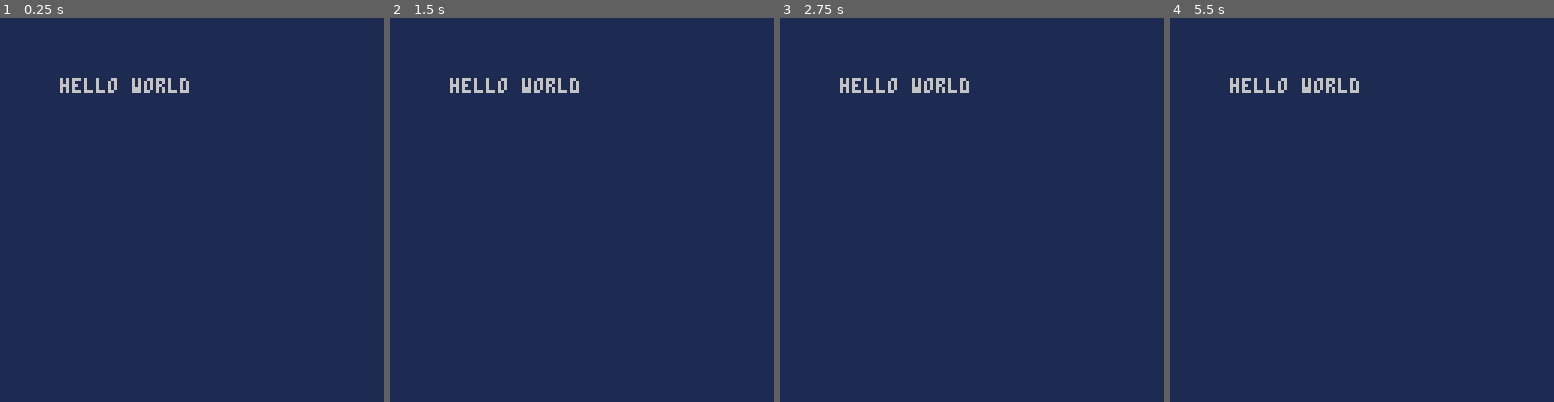
Above: before the commit, frames 1-4 (left to right).
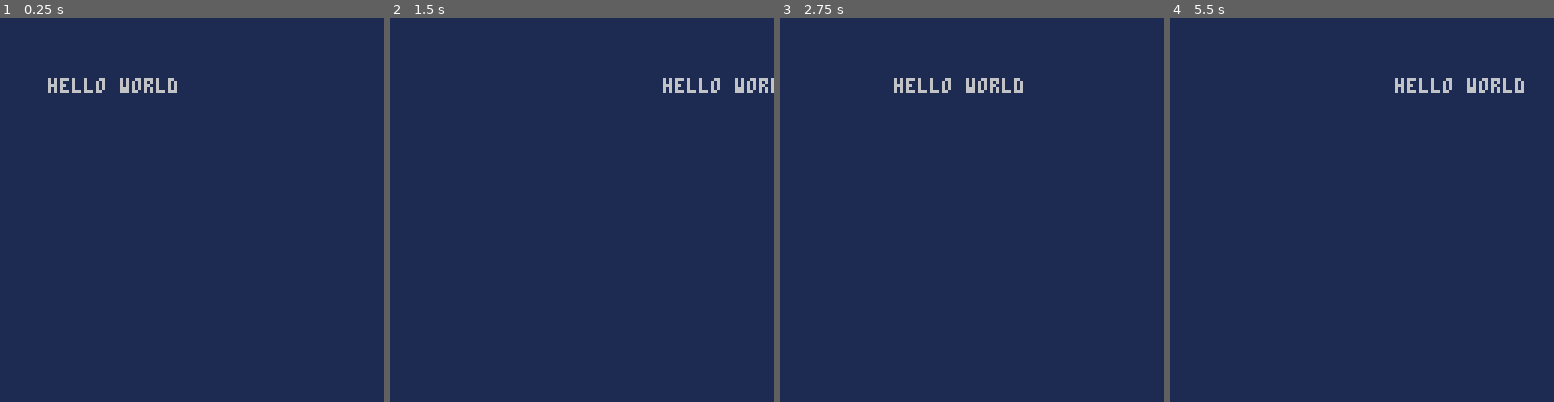
Above: after the commit, the same moments.

Repository: joelevin/pico8
Game: PICO-8 cartridge hello_world_pico.p8
Same seed, same stepped clock (60 frames per second), same inputs: the game is played once before the commit and once after it.
Inputs:
- Up to frame 1 (0.25 s): no input
- Up to frame 2 (1.5 s): no input
- Up to frame 3 (2.75 s): no input
- Up to frame 4 (5.5 s): no input

The runs differ from the first frame. In frame 1, 0.5% of the frame differs, in the area x 12-50%, y 15-20%; in frame 2, 1.1%; in frame 3, 0.8%; in frame 4, 1.2%, in the area x 15-93%, y 15-20%.

Commit message:
Update hello_world_pico.p8
Marquee hello world

Diff:
--- a/hello_world_pico.p8
+++ b/hello_world_pico.p8
@@ -4,14 +4,20 @@
 
 left,right,up,down,fire1,fire2=0,1,2,3,4,5
 black,dark_blue,dark_purple,dark_green,brown,dark_gray,light_gray,white,red,orange,yellow,green,blue,indigo,pink,peach=0,1,2,3,4,5,6,7,8,9,10,11,12,13,14,15
+xBounds = 127
+yBounds = 127
 
 function _init()
     txt = "hello world"
-    x=20 y=20
+    x=0
+    y=20
 end
 
 function _update60()
-
+    x = x + 1
+    if x > xBounds then
+        x = 0
+    end
 end
 
 function _draw()
